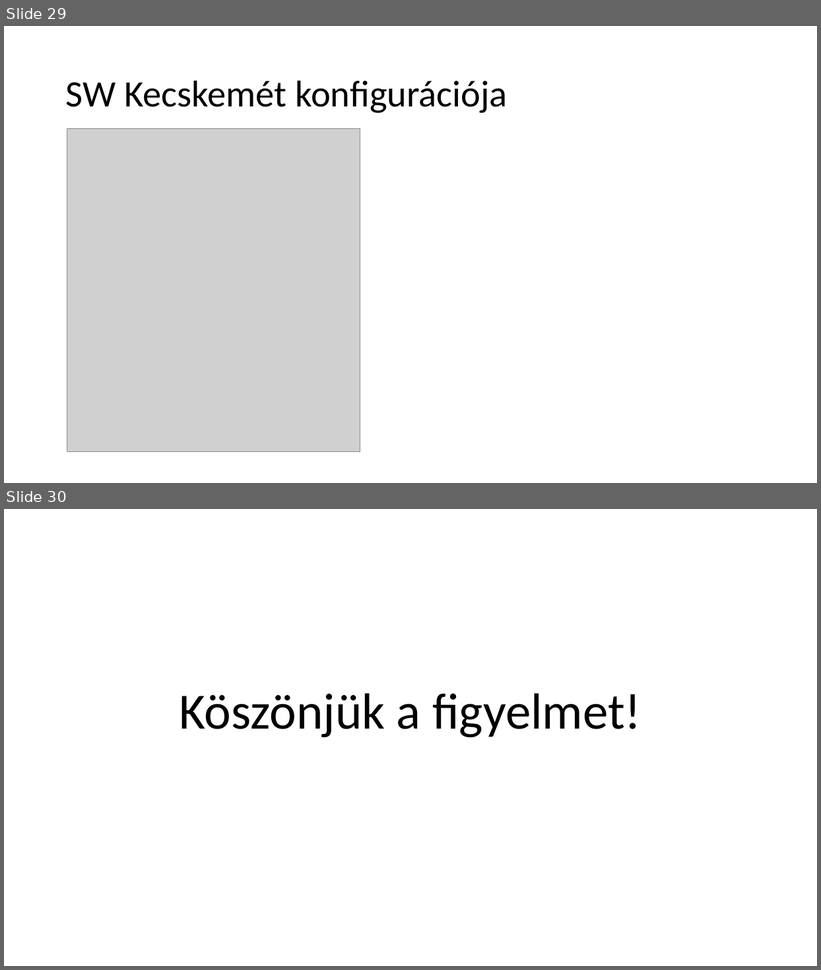
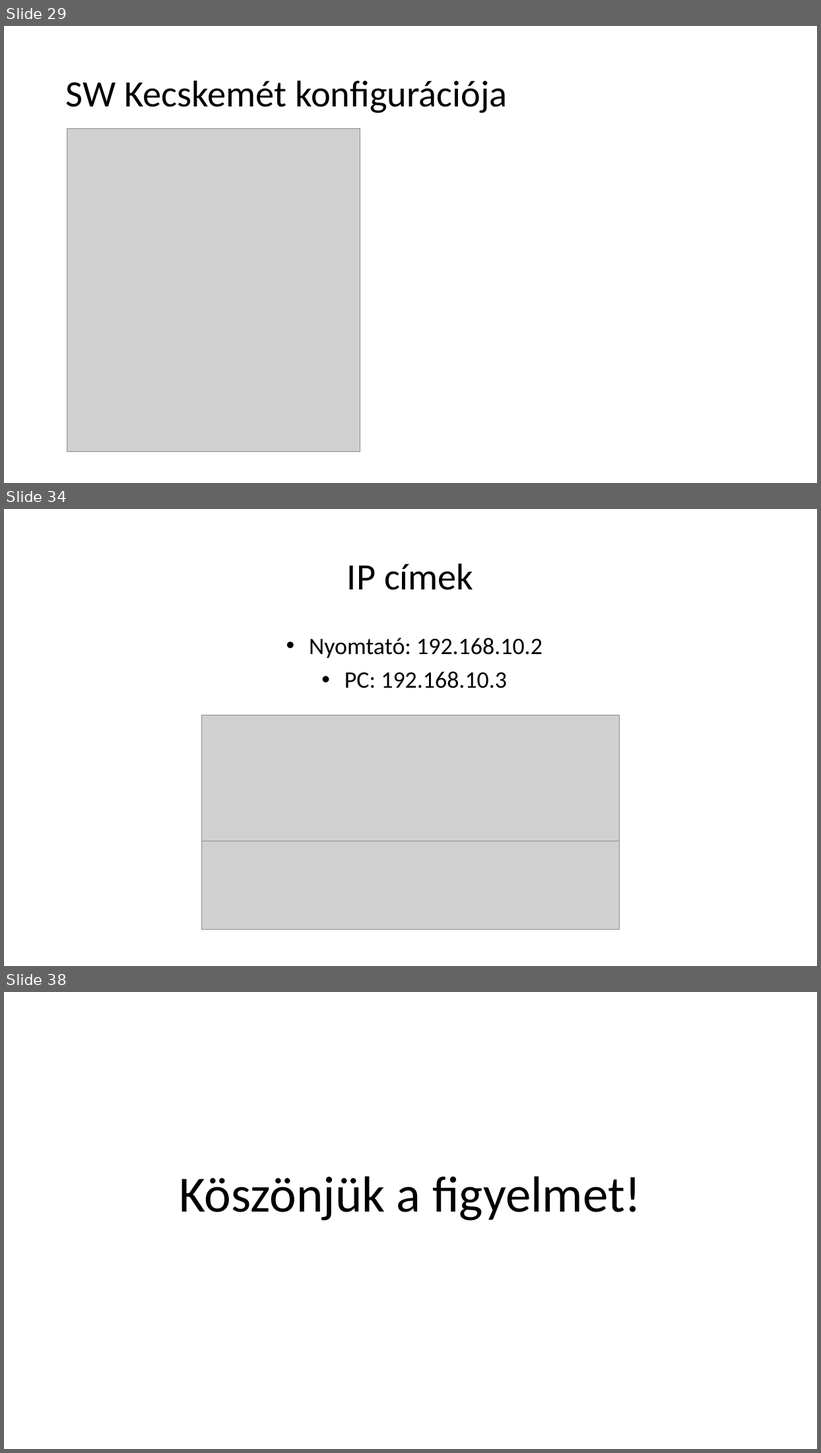
Before and after one commit to I-Izumi/School-project-network, a slide deck: Prezentációk/School_projects_ppt.pptx. Shown one above the other, each under a label of ours: slides 29 and 30 before the commit, slides 29, 34 and 38 after it; the slides between them are not shown. The pictures are 821x970 and 821x1453 pixels, drawn with LibreOffice and Linux fonts; fonts in the diff are those of the drawing; grey boxes stand for pictures. Boxes give left, top, right and bottom in pixels: in the first picture for what was removed or moved away, otherwise in the second. Text is boxed around its words. In the diff, an @@ line names an element or a change of style, - is before the commit and + after.

```diff
--- a/Prezentációk/School_projects_ppt.pptx
+++ b/Prezentációk/School_projects_ppt.pptx
@@ slide 34 added at (x1=4, y1=509, x2=817, y2=966), background #FFFFFF @@
@@ title added at (x1=347, y1=563, x2=474, y2=590), 44 pt, text #000000 @@
+IP címek
@@ text added at (x1=309, y1=638, x2=543, y2=689), 28 pt, text #000000 @@
+• Nyomtató: 192.168.10.2
+• PC: 192.168.10.3
@@ picture added at (x1=201, y1=716, x2=619, y2=842) @@
@@ picture added at (x1=201, y1=842, x2=619, y2=930) @@
@@ what was slide 30 is now slide 38 @@
```
Also in this commit, not shown: 7 other slides added, 1 other file.
